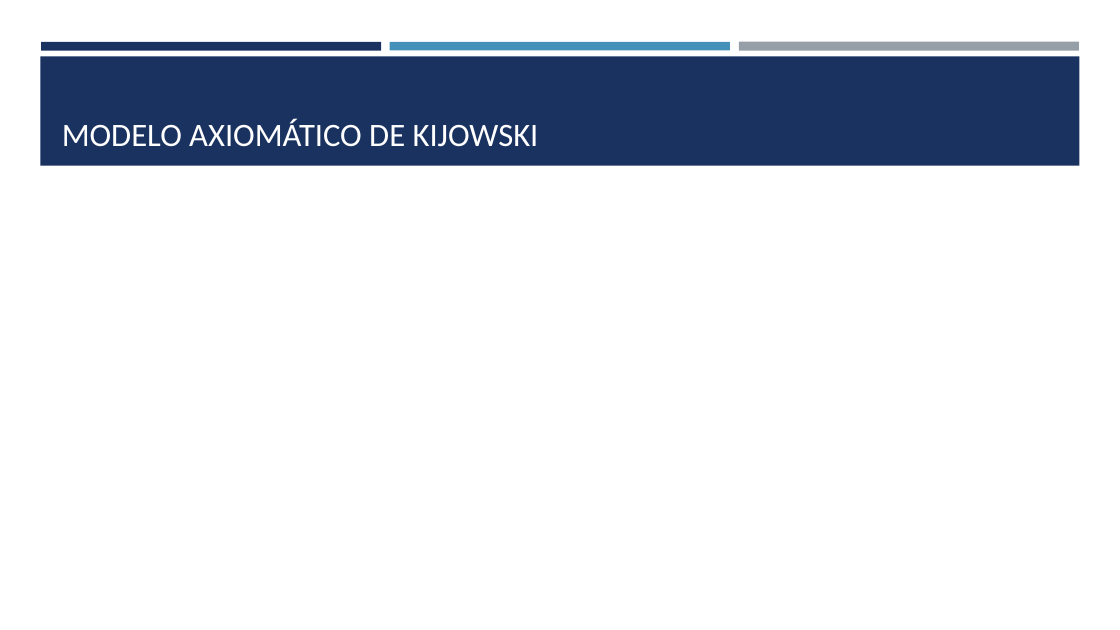
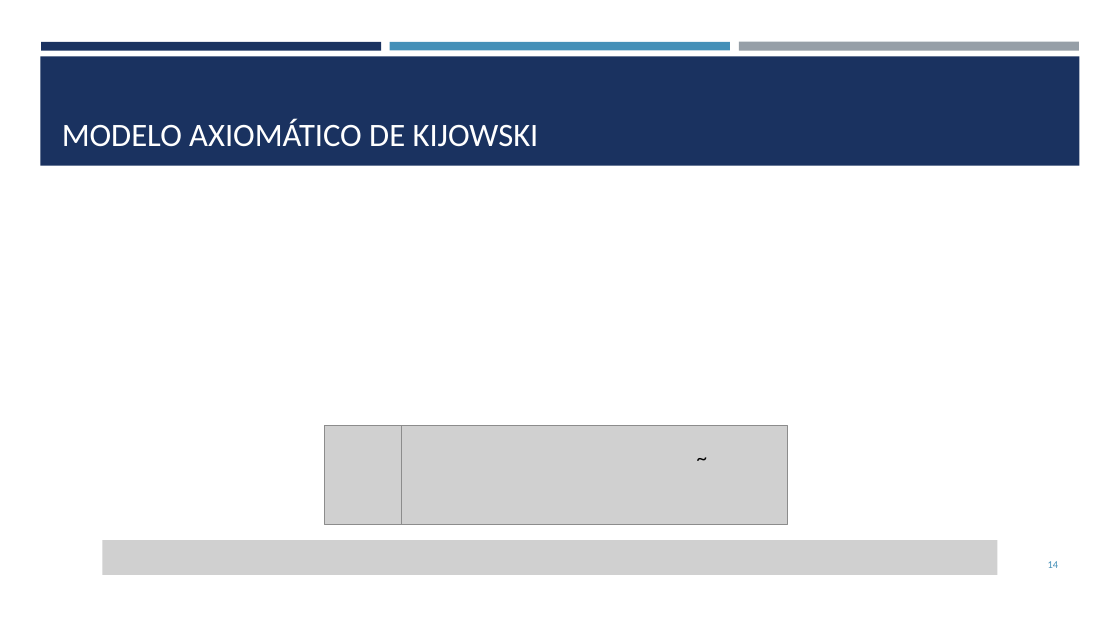
Before and after one commit to REsteche/master_works, a slide deck: slide 14 of conclusion/defesa.pptx (slide 13 before the commit). Drawn at 1120x630 pixels with LibreOffice and Linux fonts; fonts in the diff are those of the drawing; grey boxes stand for pictures. Boxes give left, top, right and bottom in pixels: in the first picture for what was removed or moved away, otherwise in the second. Text is boxed around its words. In the diff, an @@ line names an element or a change of style, - is before the commit and + after.

```diff
--- a/conclusion/defesa.pptx
+++ b/conclusion/defesa.pptx
@@ picture added at bbox=[324, 425, 402, 524] @@
@@ picture added at bbox=[402, 425, 787, 524] @@
@@ text added at bbox=[688, 441, 718, 475], 18 pt, text #000000 @@
+~
@@ picture added at bbox=[103, 540, 998, 575] @@
@@ page number added at bbox=[1048, 561, 1059, 568], 9 pt, text #4590B8 @@
+14
```
Also in this commit, not shown: 18 other slides changed, 31 slides added, 6 slides removed, 1 other file.
